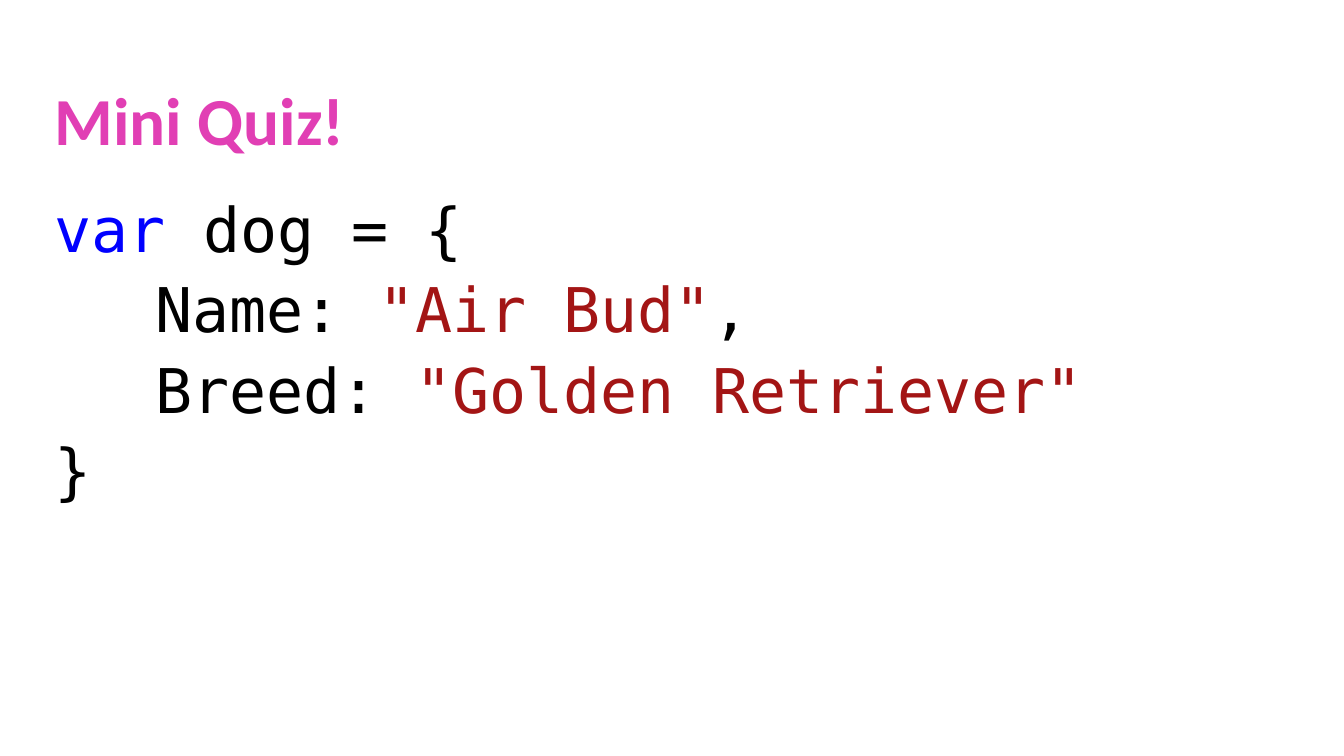
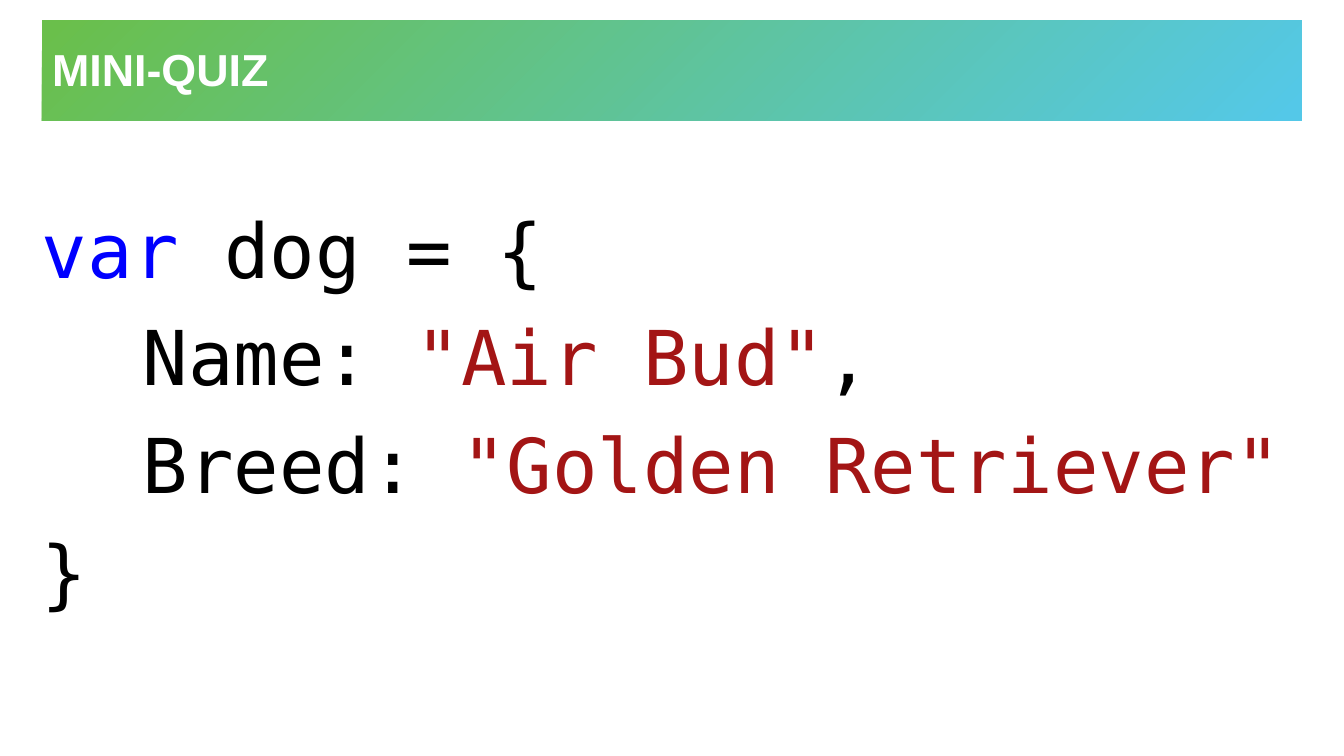
Before and after one commit to hytechclub/web-102, a slide deck: slide 14 of Week09/JavaScriptObjects.pptx. Drawn at 1344x756 pixels with LibreOffice and Linux fonts; fonts in the diff are those of the drawing; background and template pictures are left out. Boxes give left, top, right and bottom in pixels: in the first picture for what was removed or moved away, otherwise in the second. Text is boxed around its words. In the diff, an @@ line names an element or a change of style, - is before the commit and + after.

```diff
--- a/Week09/JavaScriptObjects.pptx
+++ b/Week09/JavaScriptObjects.pptx
@@ title "MINI-QUIZ": place and size @@
-title "MINI-QUIZ" at bbox=[55, 98, 345, 154]
+title "MINI-QUIZ" at bbox=[42, 20, 1303, 121]
@@ title "MINI-QUIZ" at bbox=[42, 20, 1303, 121]: vertical alignment top to middle; fill none to gradient #6ABF4B to #54C8E8 @@
@@ title at bbox=[52, 55, 268, 95]: text changed; size 48 to 32 pt; font Calibri to Arial; text colour #E13FB4 to #FFFFFF @@
-Mini Quiz!
+MINI-QUIZ
@@ text "var dog = {": place and size @@
-text "var dog = {" at bbox=[55, 205, 1083, 414]
+text "var dog = {" at bbox=[42, 220, 1280, 494]
@@ text "var dog = {" at bbox=[42, 220, 1280, 494]: size 44 to 54 pt; line spacing 0.9 to 1; more space between paragraphs; vertical alignment top to middle @@
```
Also in this commit, not shown: 11 other slides changed, 2 slides added, 2 slides removed, 1 other file.
